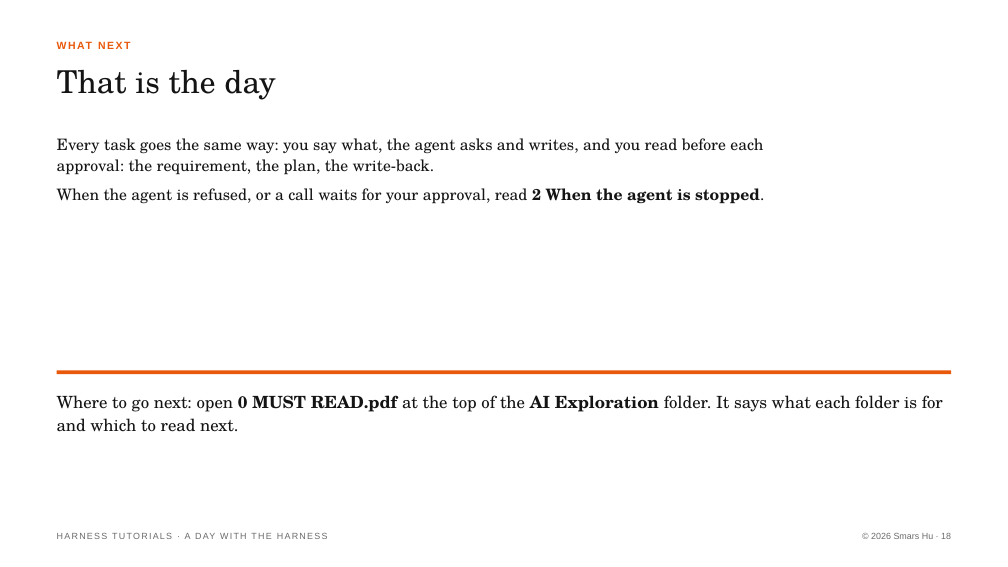
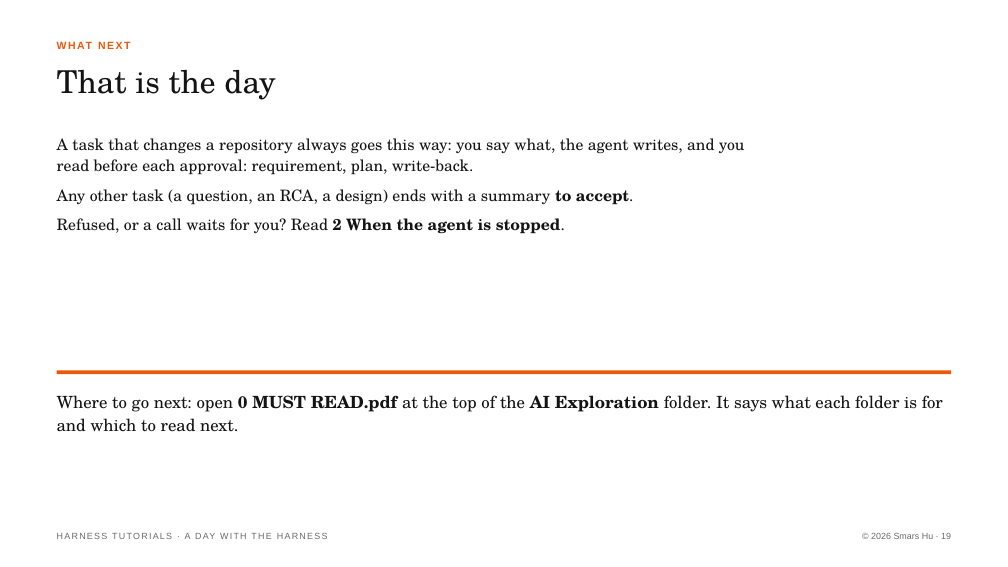
Before and after one commit to Smars-Bin-Hu/ai-exploration, a slide deck: slide 19 of source/tutorials/1_day.pptx (slide 18 before the commit). Drawn at 1008x567 pixels with LibreOffice and Linux fonts; fonts in the diff are those of the drawing. Boxes give left, top, right and bottom in pixels: in the first picture for what was removed or moved away, otherwise in the second. Text is boxed around its words. In the diff, an @@ line names an element or a change of style, - is before the commit and + after.

```diff
--- a/source/tutorials/1_day.pptx
+++ b/source/tutorials/1_day.pptx
@@ text at (57,138,745,234): text changed @@
-Every task goes the same way: you say what, the agent asks and writes, and you read before each approval: the requirement, the plan, the write-back.
-When the agent is refused, or a call waits for your approval, read 2 When the agent is stopped.
+A task that changes a repository always goes this way: you say what, the agent writes, and you read before each approval: requirement, plan, write-back.
+Any other task (a question, an RCA, a design) ends with a summary to accept.
+Refused, or a call waits for you? Read 2 When the agent is stopped.
```
Also in this commit, not shown: 10 other slides changed, 1 slide added, 3 other files.
